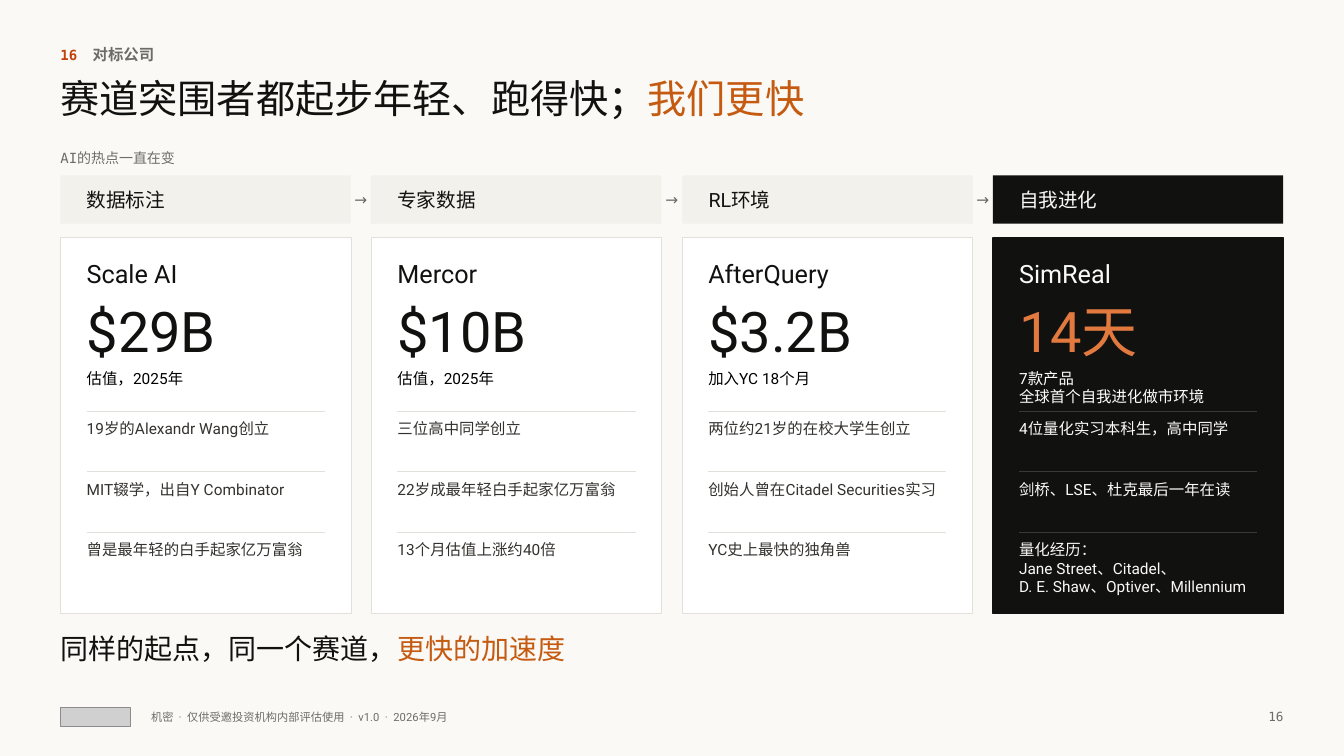
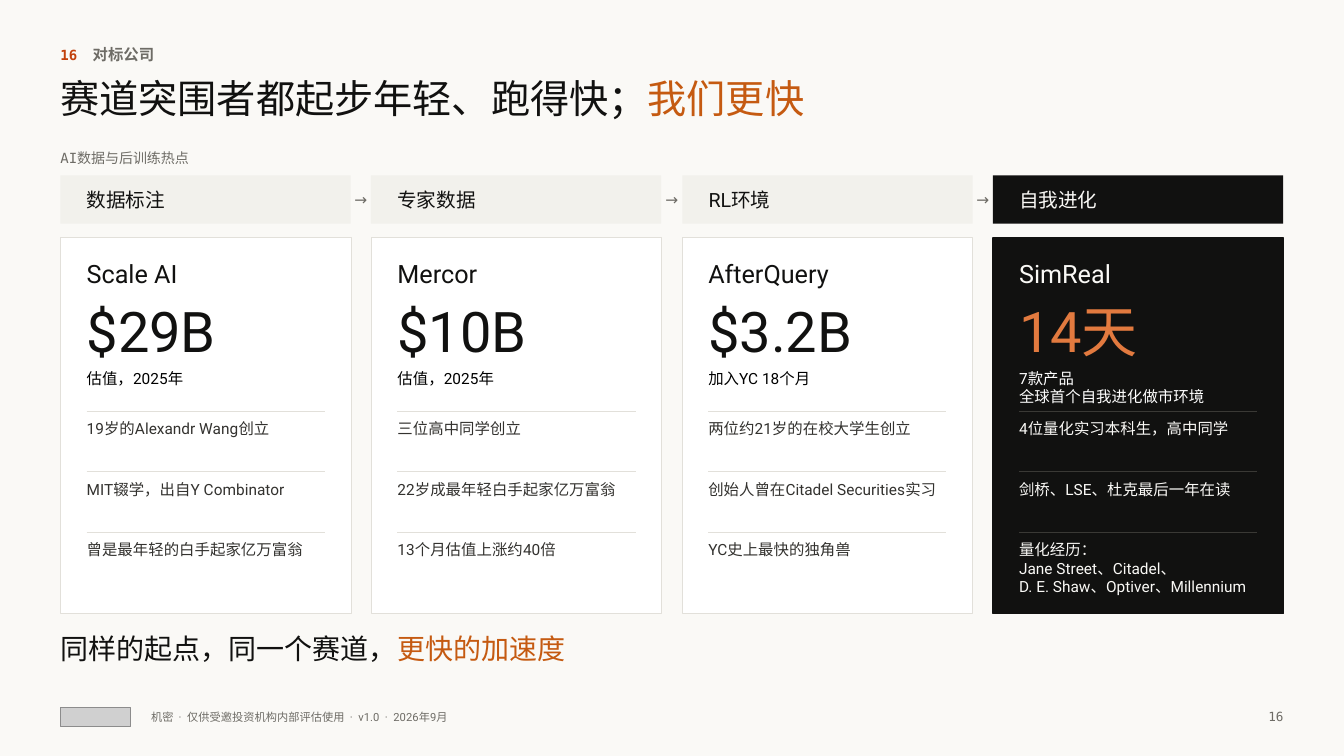
Before and after one commit to wangchen0802/Delta1, a slide deck: slide 16 of SimReal-BP-v17.pptx. Drawn at 1344x756 pixels with LibreOffice and Linux fonts; fonts in the diff are those of the drawing; grey boxes stand for pictures. Boxes give left, top, right and bottom in pixels: in the first picture for what was removed or moved away, otherwise in the second. Text is boxed around its words. In the diff, an @@ line names an element or a change of style, - is before the commit and + after.

```diff
--- a/SimReal-BP-v17.pptx
+++ b/SimReal-BP-v17.pptx
@@ text at (60,151,188,164): text changed @@
-AI的热点一直在变
+AI数据与后训练热点
```
Also in this commit, not shown: 2 other files.
